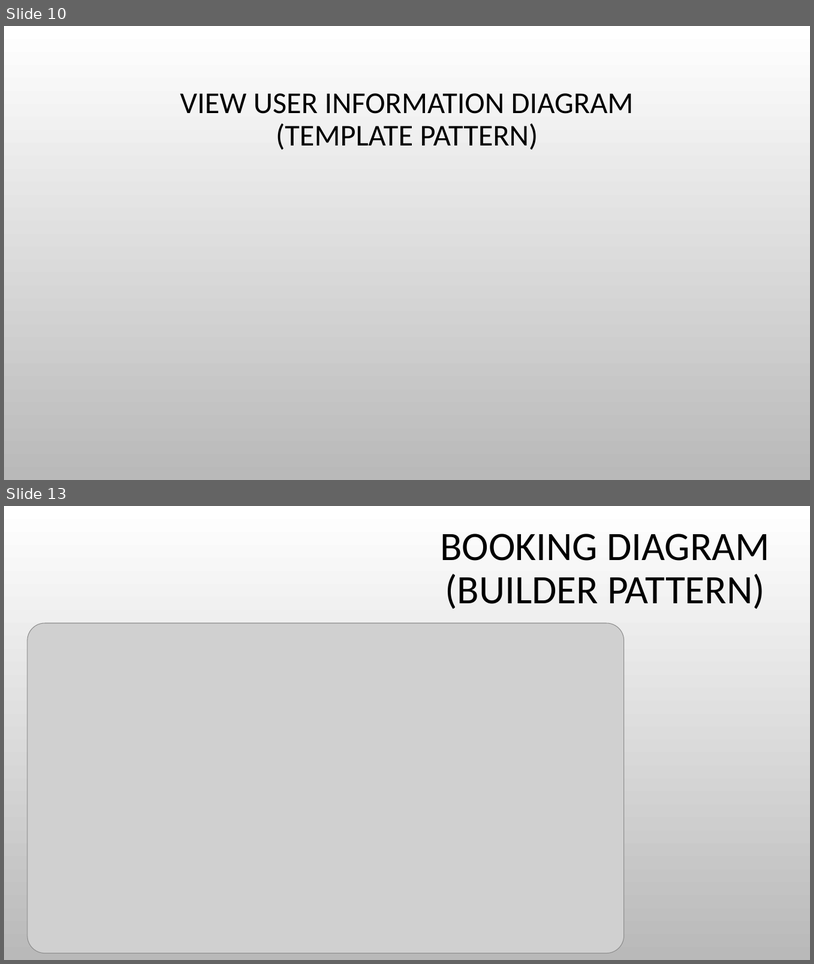
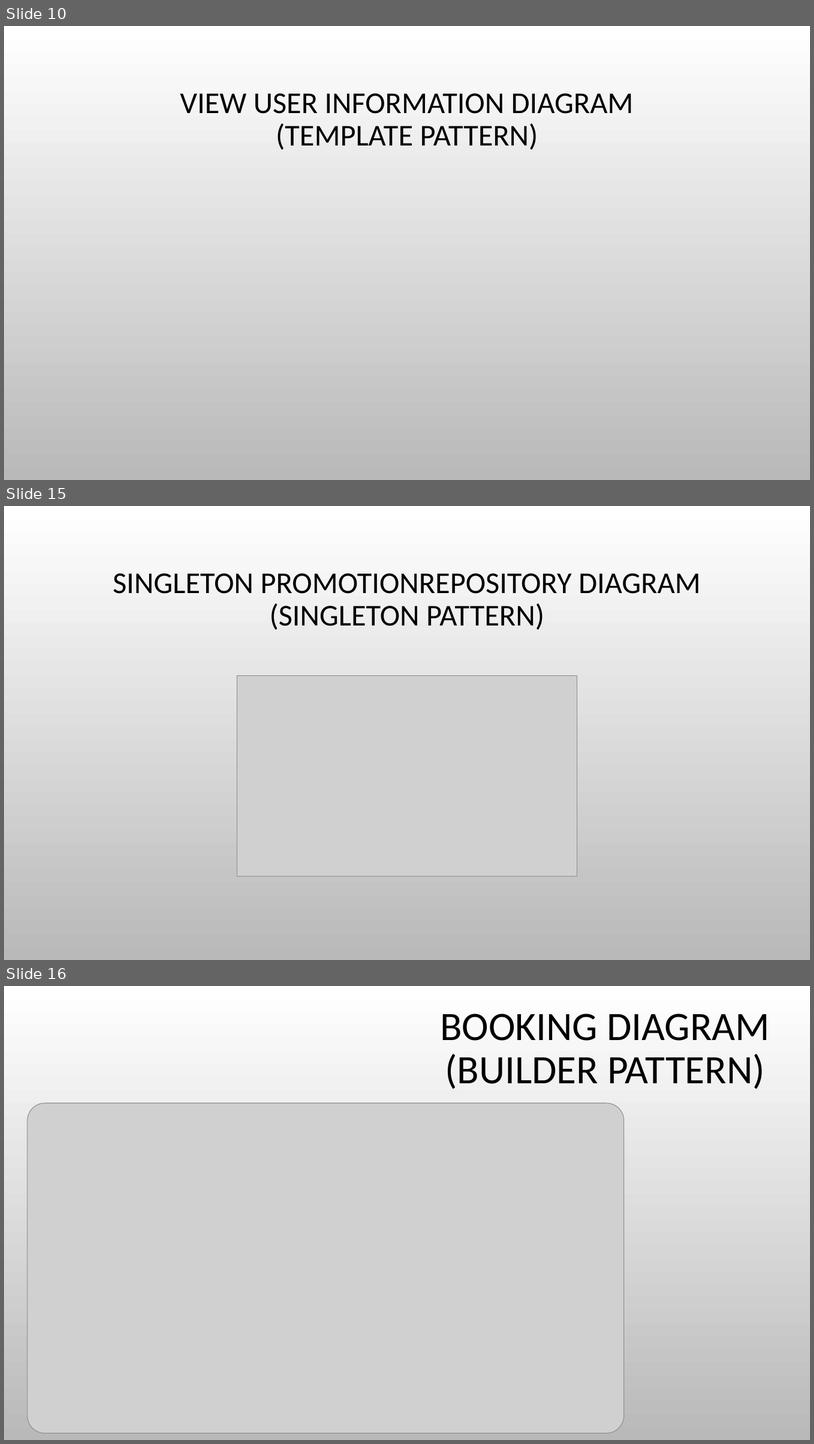
Before and after one commit to thonguyen1302/ProjectASD_Design_pattern, a slide deck: Hotel managed system.pptx. Shown one above the other, each under a label of ours: slides 10 and 13 before the commit, slides 10, 15 and 16 after it; the slides between them are not shown. The pictures are 814x964 and 814x1444 pixels, drawn with LibreOffice and Linux fonts; fonts in the diff are those of the drawing; grey boxes stand for pictures; background and template pictures are left out. Boxes give left, top, right and bottom in pixels: in the first picture for what was removed or moved away, otherwise in the second. Text is boxed around its words. In the diff, an @@ line names an element or a change of style, - is before the commit and + after.

Commit message:
Updated slides for promotion

```diff
--- a/Hotel managed system.pptx
+++ b/Hotel managed system.pptx
@@ slide 15 added at <box>4,506,810,960</box>, background picture (left out) @@
@@ title added at <box>113,573,701,630</box>, 36 pt, text #000000 @@
+SINGLETON PROMOTIONREPOSITORY DIAGRAM
+(SINGLETON PATTERN)
@@ picture added at <box>237,675,577,876</box> @@
@@ what was slide 13 is now slide 16 @@
```
Also in this commit, not shown: 3 slides changed, 2 other slides added, 6 other files.
